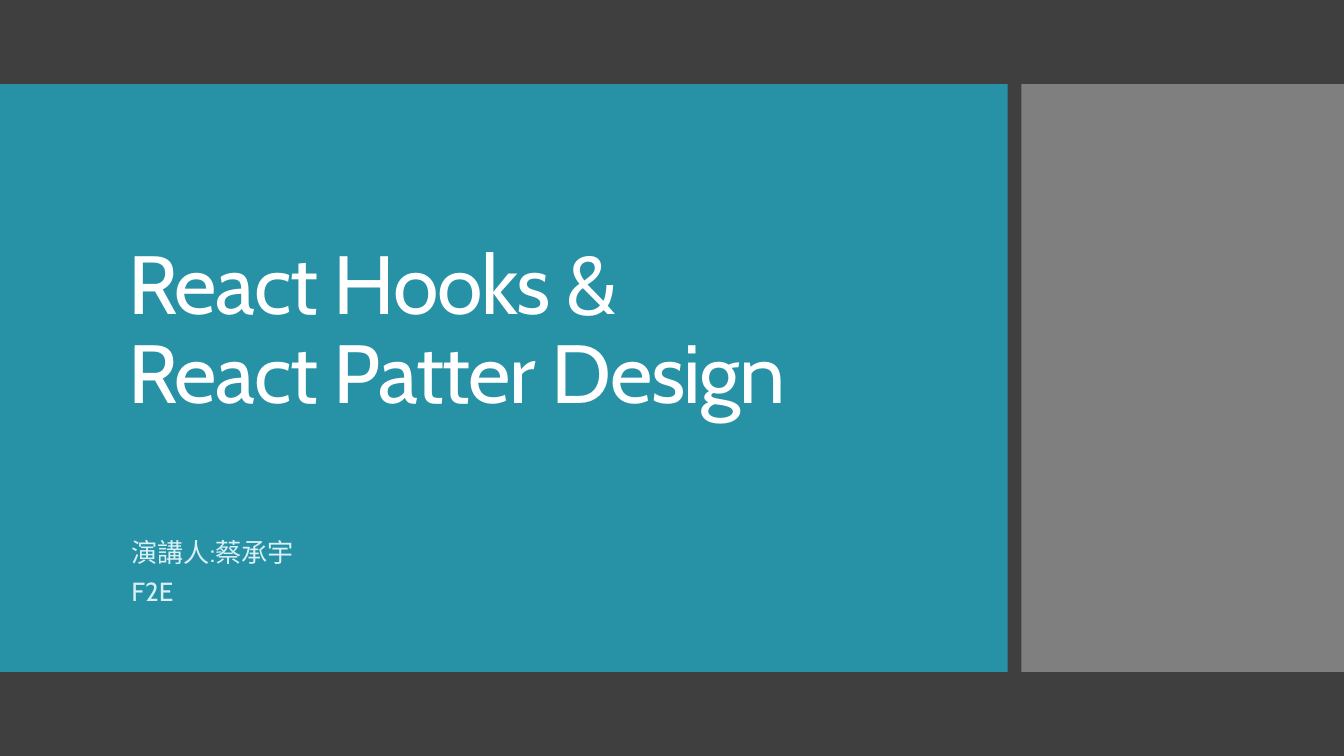
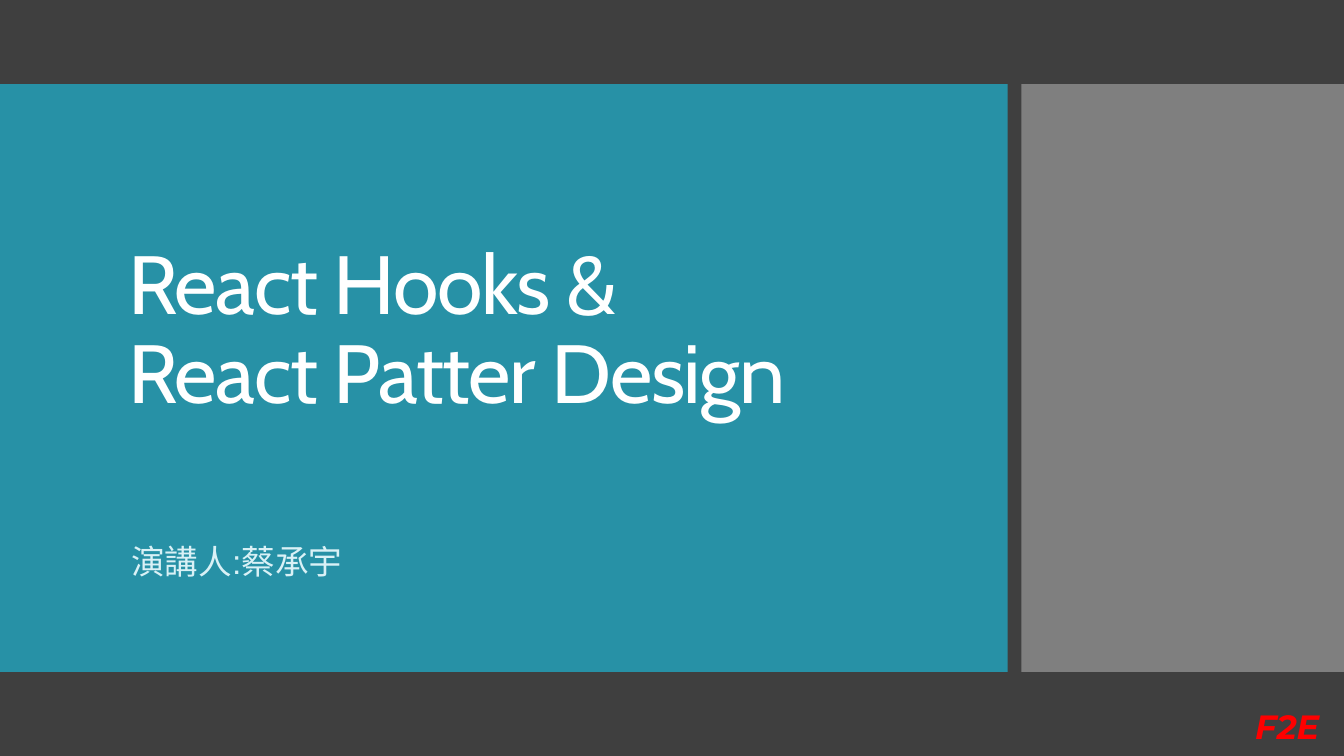
Before and after one commit to Kader-coder/React-Hooks, a slide deck: slide 1 of PPT/React Hooks &.pptx. Drawn at 1344x756 pixels with LibreOffice and Linux fonts; fonts in the diff are those of the drawing. Boxes give left, top, right and bottom in pixels: in the first picture for what was removed or moved away, otherwise in the second. Text is boxed around its words. In the diff, an @@ line names an element or a change of style, - is before the commit and + after.

```diff
--- a/PPT/React Hooks &.pptx
+++ b/PPT/React Hooks &.pptx
@@ subtitle "演講人:蔡承宇" at [131,545,342,577]: size 18.7 to 24 pt, font Cabin to Arial; line spacing 0.7 to 0.9 @@
@@ subtitle at [131,582,173,601]: paragraph removed @@
-F2E
@@ text added at [1255,715,1319,739], 24 pt, text #FF0000, bold, italic @@
+F2E
```
Also in this commit, not shown: 13 other slides changed, 9 slides added, 4 slides removed, 3 other files.
